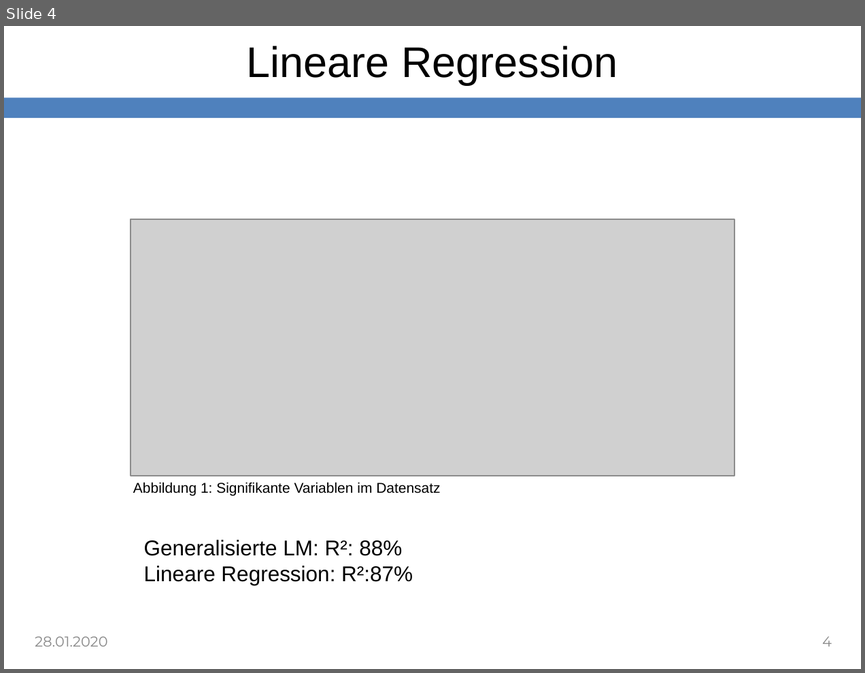
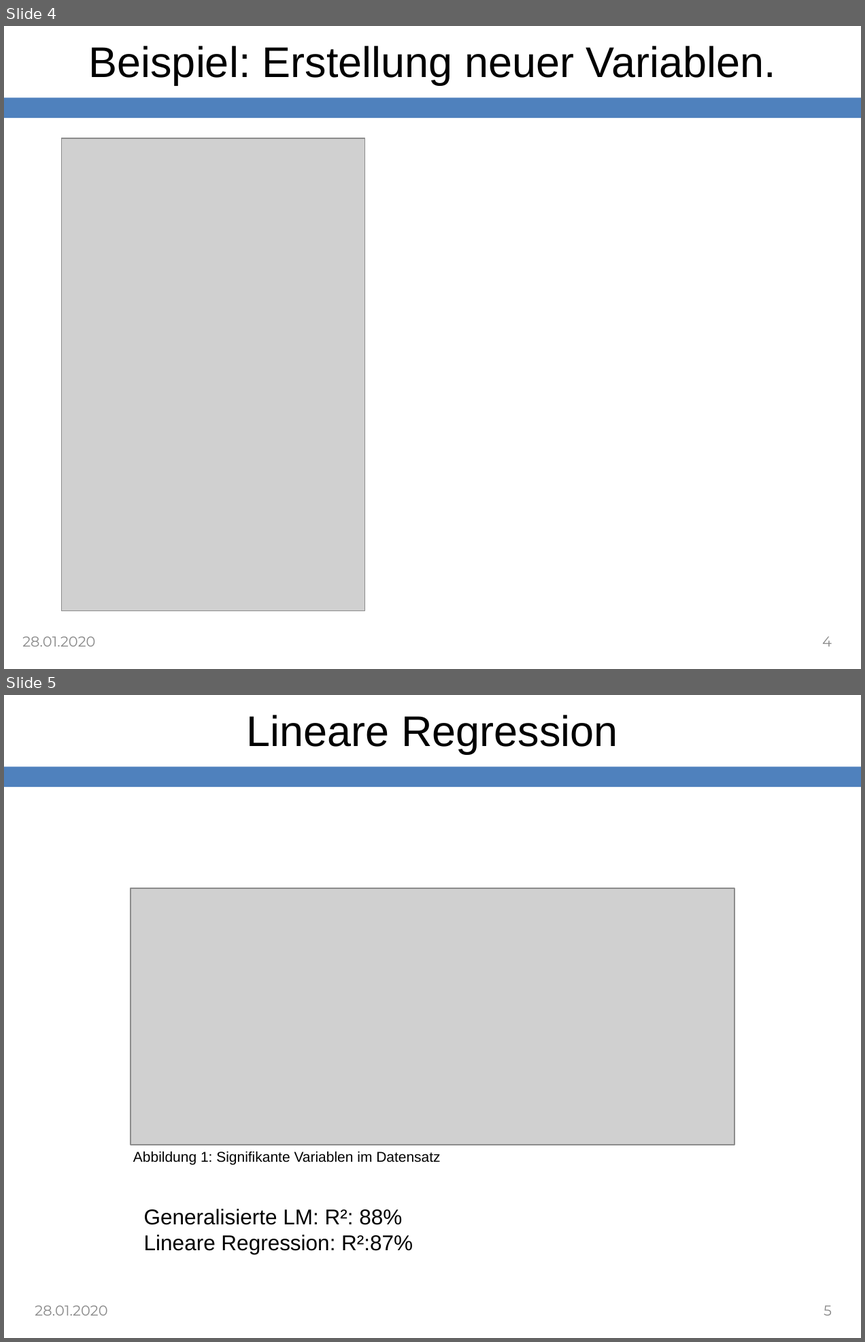
Before and after one commit to SvenjaDrewanz/Gruppe-4, a slide deck: Vortrag/Vortrag_OpenCampus_01.ppt. Shown one above the other, each under a label of ours: slide 4 before the commit, slides 4 and 5 after it. The pictures are 865x673 and 865x1342 pixels, drawn with LibreOffice and Linux fonts; fonts in the diff are those of the drawing; grey boxes stand for pictures. Boxes give left, top, right and bottom in pixels: in the first picture for what was removed or moved away, otherwise in the second. Text is boxed around its words. In the diff, an @@ line names an element or a change of style, - is before the commit and + after.

```diff
--- a/Vortrag/Vortrag_OpenCampus_01.ppt
+++ b/Vortrag/Vortrag_OpenCampus_01.ppt
@@ slide 4 added at (4,26,861,669), background #FFFFFF; not listed: 1 template element that a slide beside it also shows @@
@@ title added at (89,46,776,85), 36 pt, text #000000 @@
+Beispiel: Erstellung neuer Variablen.
@@ picture added at (61,138,364,610) @@
@@ text added at (22,636,95,646), 12 pt, text #898989 @@
+28.01.2020
@@ page number added at (822,636,832,646), 12 pt, text #898989 @@
+4
@@ what was slide 4 is now slide 5 @@
@@ page number at (823,1305,832,1315): text changed @@
-4
+5
```
Also in this commit, not shown: 1 slide changed, 1 other slide added.
